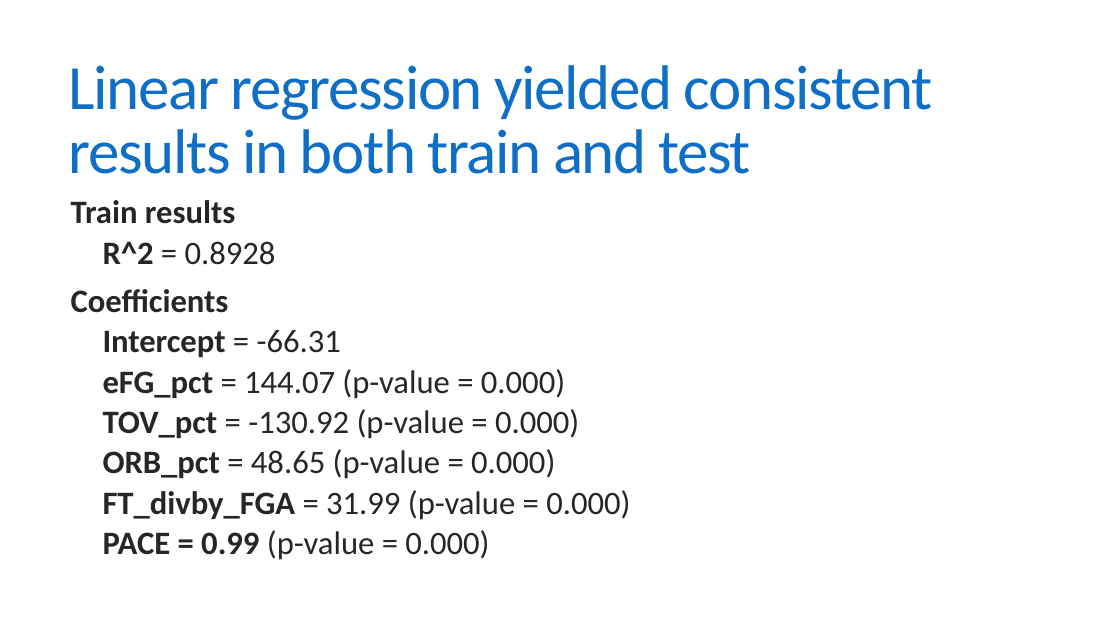
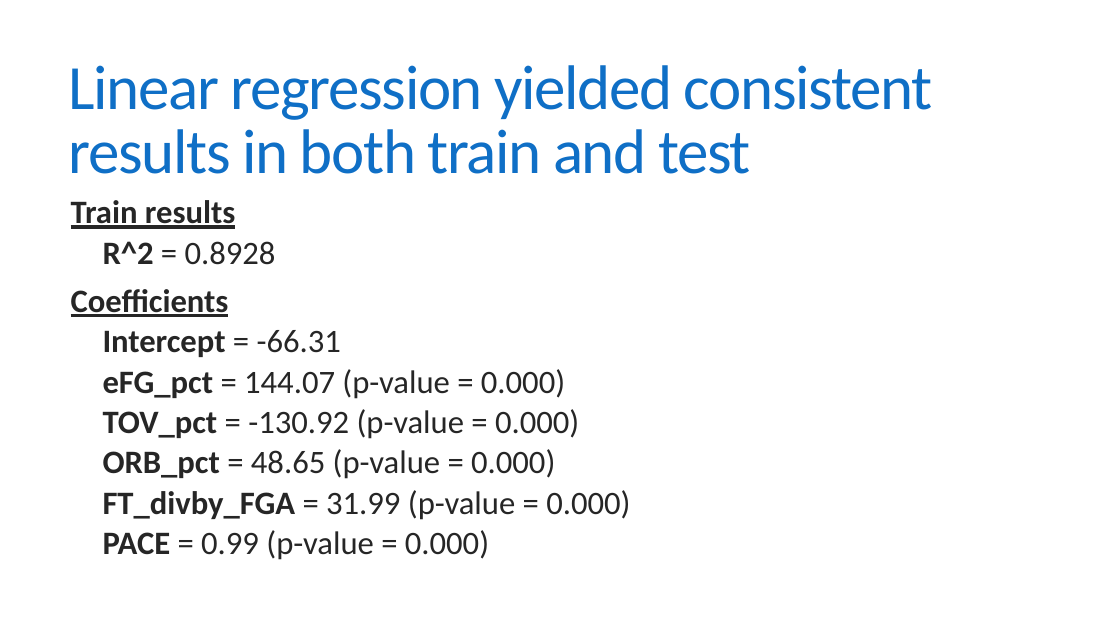
Before and after one commit to dlgoldman/DS-SF-30, a slide deck: slide 8 of final-project/3/Final_Project_3_David_Goldman.pptx. Drawn at 1120x630 pixels with LibreOffice and Linux fonts; fonts in the diff are those of the drawing. Boxes give left, top, right and bottom in pixels: in the first picture for what was removed or moved away, otherwise in the second. Text is boxed around its words. In the diff, an @@ line names an element or a change of style, - is before the commit and + after.

```diff
--- a/final-project/3/Final_Project_3_David_Goldman.pptx
+++ b/final-project/3/Final_Project_3_David_Goldman.pptx
@@ text at (x1=71, y1=200, x2=489, y2=560): underline on in "Train results", "Coefficients"; bold off in "= 0.99" @@
```
Also in this commit, not shown: 3 other slides changed, 1 other file.
